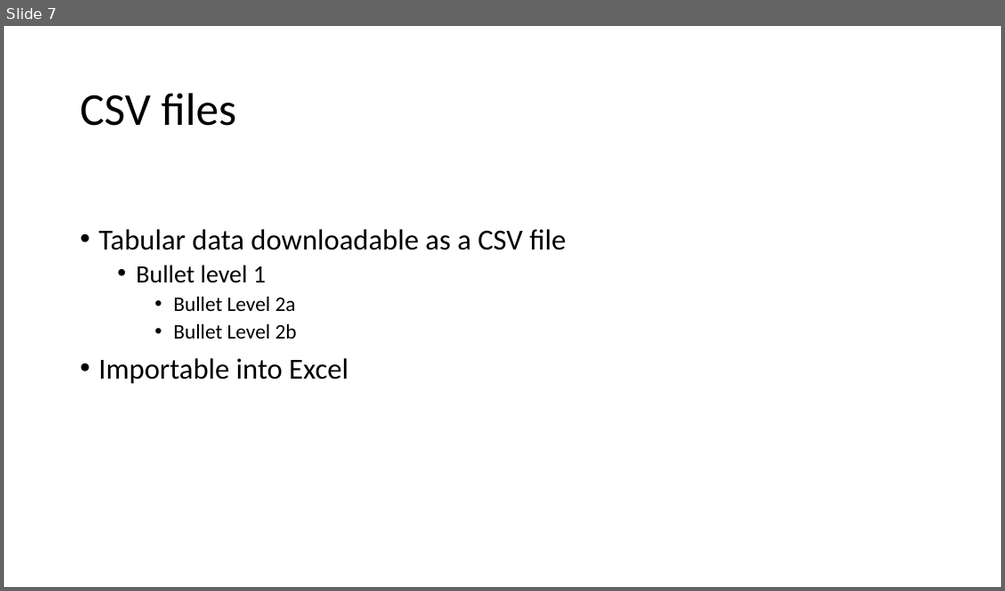
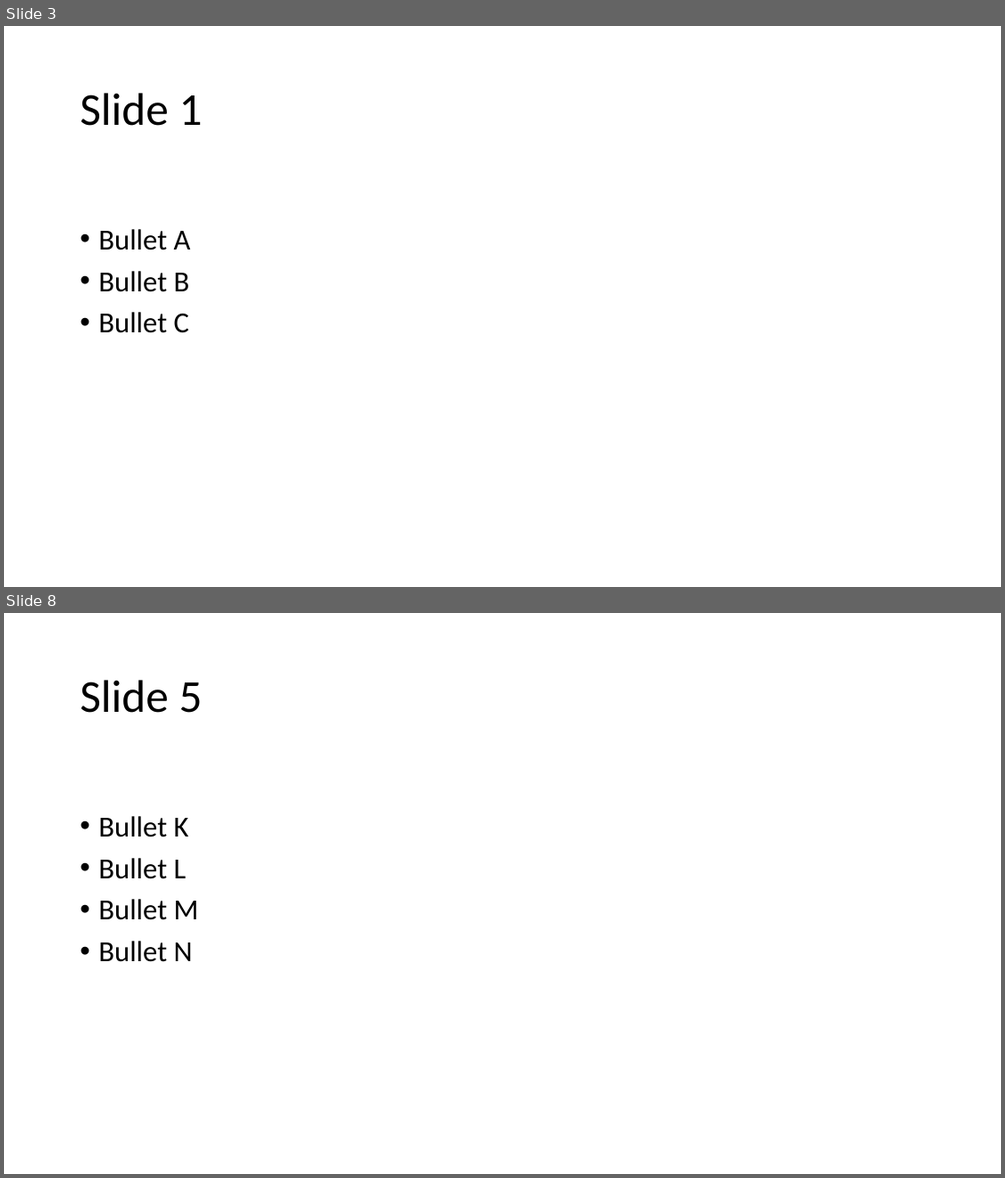
Before and after one commit to sevire/outlines_unleashed_webapp, a slide deck: ou_app/resources/ppt_output_01.pptx. Shown one above the other, each under a label of ours: slide 7 before the commit, slides 3 and 8 after it; the slides between them are not shown. The pictures are 1005x591 and 1005x1178 pixels, drawn with LibreOffice and Linux fonts; fonts in the diff are those of the drawing. Boxes give left, top, right and bottom in pixels: in the first picture for what was removed or moved away, otherwise in the second. Text is boxed around its words. In the diff, an @@ line names an element or a change of style, - is before the commit and + after.

```diff
--- a/ou_app/resources/ppt_output_01.pptx
+++ b/ou_app/resources/ppt_output_01.pptx
@@ slide 8 added at [4, 613, 1001, 1174], background #FFFFFF @@
@@ title added at [80, 680, 202, 713], 44 pt, text #000000 @@
+Slide 5
@@ text added at [98, 816, 199, 962], 28 pt, text #000000 @@
+• Bullet K
+• Bullet L
+• Bullet M
+• Bullet N
@@ what was slide 7 is now slide 3 @@
@@ slide 3 changed as well @@
@@ title at [80, 93, 202, 126]: text changed @@
-CSV files
+Slide 1
@@ text at [98, 229, 191, 333]: text changed @@
-• Tabular data downloadable as a CSV file
-  • Bullet level 1
-    • Bullet Level 2a
-    • Bullet Level 2b
-• Importable into Excel
+• Bullet A
+• Bullet B
+• Bullet C
```
Also in this commit, not shown: 1 other slide changed, 10 other slides added, 5 slides removed, 7 other files.
